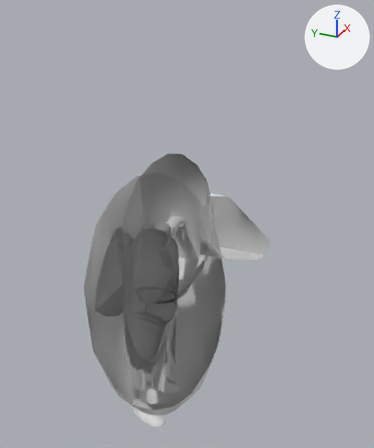
The COLLADA model objects3d/operative_propagator.dae, before and after one commit.
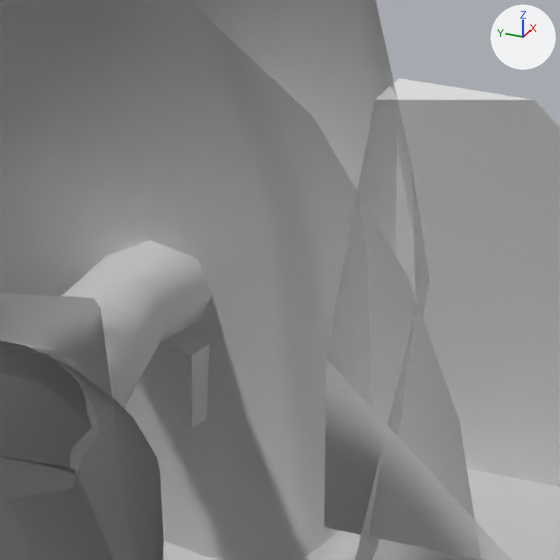
There are two pictures of each version: one whole from a 50 mm lens placed at (-43.81, -23.72, 46.96), pointed at (-2.67, -5.2, 26.39), one close up on the part from 42% to 62% of the width and 41% to 58% of the height. Lighting does not change. The marker at upper right points along +X, +Y and +Z. Everything nearer to the camera than a plane just in front of the edit is cut away. Where no turn or scale is listed for an object, it has been applied to the vertices.

The first close-up shows 'Coat', 'CoatStanding', 'FoldtopFolded', 'FoldtopUnfolded', 'Icon', 'LowArm2', 'Torso', 'UpArm2'.
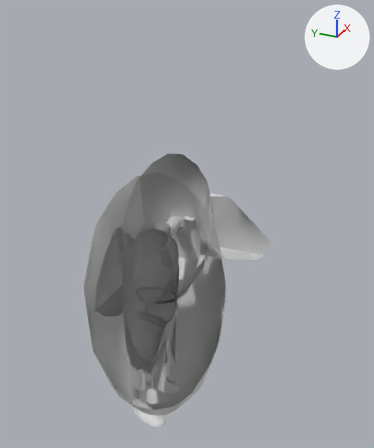
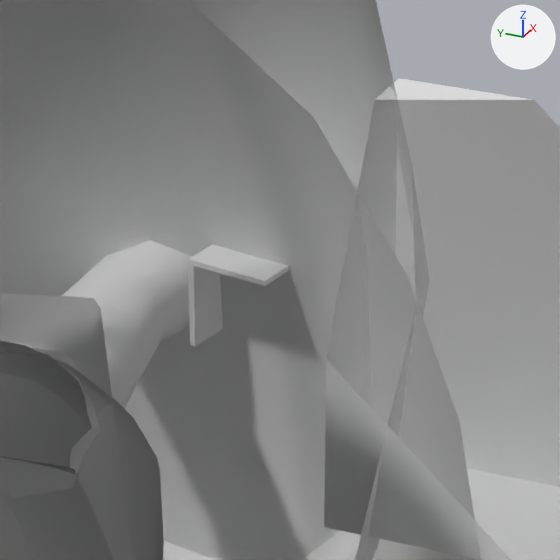
Edits to the scene script, one JSON object a line:
```json
{"op": "set", "path": "ob_foldtopfolded.location", "old": "(2.789, 0.643, -0.674)", "new": "(2.149, -0.333, -1.56)"}
{"op": "set", "path": "ob_foldtopfolded.rotation_euler", "old": "(0.0, 0.0, -1.047)", "new": "(-1.6, -0.689, 0.304)", "note": "degrees (0, 0, -60) -> degrees (-92, -39, 17)"}
{"op": "set", "path": "ob_foldtopunfolded.location", "old": "(2.792, 0.643, -0.669)", "new": "(2.151, -0.327, -1.561)"}
{"op": "set", "path": "ob_foldtopunfolded.rotation_euler", "old": "(0.0, 0.0, -1.047)", "new": "(-1.6, -0.689, 0.304)", "note": "degrees (0, 0, -60) -> degrees (-92, -39, 17)"}
```

Where the change shows, as pixel boxes [x1, y1, x2, y2] in the close-ups (560 x 560 px):
```json
{"object": "FoldtopUnfolded", "change": "moved, turned", "before": [188, 342, 210, 429], "after": [188, 244, 289, 346]}
{"object": "FoldtopFolded", "change": "moved, turned", "before": [159, 336, 205, 359], "after": [188, 264, 195, 346]}
```
